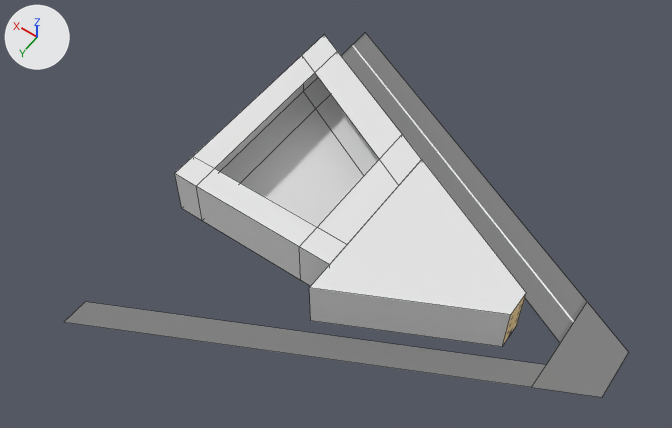
An edit to the Blender file assets/models/chunks/bifurcation.blend, drawn before and after from the same camera.
Both versions are drawn from a camera (50 mm lens) standing at (-12.3, 70.4, 108.2) and looking at (33.8, 5.8, 6.7). The axes (+X, +Y, +Z) are drawn at upper left. The lights are the same throughout. The first picture is the older version. Mesh edges are drawn as thin lines.

Objects in the first picture: 'Council', 'Cube', 'Roads'.
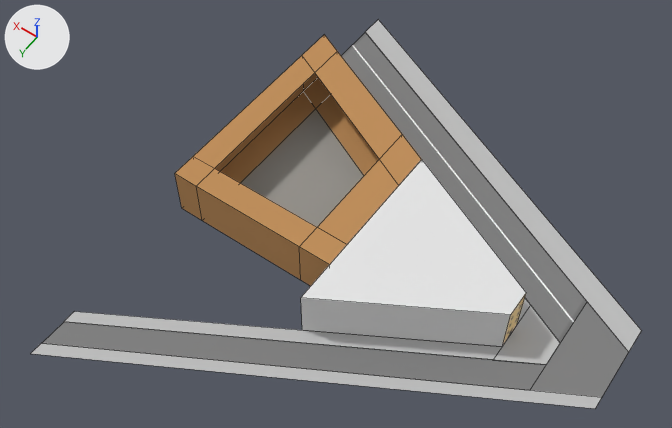
What changed in the scene script:
```text
Add mat_facade:
    mat_facade = principled_material('Facade')
    mat_facade.base_color = (0.527, 0.27, 0.0976)  # orange #c08e58
    mat_facade.roughness = 1.0
Add mat_stone:
    mat_stone = principled_material('Stone')
    mat_stone.base_color = (0.342, 0.328, 0.301)  # grey #9e9b95
    mat_stone.roughness = 1.0
Change me_plane:
    used by ob_sidewalk; location = (0.0, 0.0, 0.0); rotation_euler = (0.0, 0.0, -1.571), in degrees (0, 0, -90)
    before: 0 (-32.0, 56.0, 0.1), 10 (-34.0, 56.0, 0.0) at pixel (85, 301), 11 (-34.0, 56.0, 0.1) at pixel (84, 301), 12 (-38.0, 56.0, 0.0) at pixel (63, 322), 19 (-38.0, 56.0, 0.1) at pixel (63, 321)
    before: 20 (-40.0, 56.0, 0.1)
    remove me_plane.from_pydata(...)  # 29 vertices, 12 faces; spans x -40.0..38.0, y -8.0..56.0, z 0.0..0.1
    add me_plane.from_pydata(...)  # 29 vertices, 12 faces; spans x -44.0..38.0, y -8.0..56.0, z 0.0..0.1
    me_plane part 1
    add for i in [0, 10, 11, 12, 19, 20]: me_plane.vertices[i].co += Vector((-4.0, 0.0, 0.0))
    me_plane.vertices[2].co: (-9.0, 6.0, 0.0) -> (-9.4, 6.0, 0.0)  # pixel (494, 357) -> pixel (492, 360)
    me_plane.vertices[7].co: (-9.0, 6.0, 0.1) -> (-9.4, 6.0, 0.1)  # pixel (494, 357) -> pixel (493, 359)
Change me_plane_005:
    used by ob_roads; location = (0.0, 0.0, 0.0); rotation_euler = (0.0, 0.0, -1.571), in degrees (0, 0, -90); scale = (1.0, 23.0, 1.0)
    remove me_plane_005.from_pydata(...)  # 10 vertices, 3 faces; spans x -38.0..34.0, y -0.3..2.4, z 0.0
    add me_plane_005.from_pydata(...)  # 10 vertices, 3 faces; spans x -42.0..34.0, y -0.3..2.4, z 0.0
    me_plane_005 part 2
    me_plane_005.vertices[5].co: (-10.0, 0.0, 0.0) -> (-10.5, 0.0, 0.0)  # pixel (531, 387) -> pixel (529, 390)
    me_plane_005.vertices[6].co: (-34.0, 2.4, 0.0) -> (-38.0, 2.4, 0.0)  # pixel (85, 301) -> pixel (63, 322)
    me_plane_005.vertices[7].co: (-38.0, 2.4, 0.0) -> (-42.0, 2.4, 0.0)  # pixel (63, 322) -> pixel (41, 343)
Change me_cube:
    used by ob_cube; location = (6.0, 0.0, 1.1)
    remove me_cube.from_pydata(...)  # 8 vertices, 4 faces; spans x 0.0..23.0, y -8.5..18.5, z -1.0..7.0
    add me_cube.from_pydata(...)  # 8 vertices, 4 faces; spans x 0.0..23.0, y -8.5..20.3, z -1.0..7.0
    me_cube part 3
    me_cube.vertices[4].co: (23.0, 18.5, -1.0) -> (23.0, 20.3, -1.0)  # pixel (310, 320) -> pixel (302, 330)
    me_cube.vertices[6].co: (23.0, 18.5, 7.0) -> (23.0, 20.3, 7.0)  # pixel (309, 287) -> pixel (300, 297)
Change me_cube_001:
    where me_cube_001.from_pydata(...)  # 32 vertices, 29 faces; spans x -19.0..8.0, y -6.0..30.0, z 0.1..8.0
    used by ob_council; location = (48.0, -16.0, 0.0)
    me_cube_001 part 4: 28 faces spanning x -19.0..8.0, y -6.0..30.0, z 0.1..8.0 switch from no material to mat_facade (orange #c08e58)
    me_cube_001 part 5: 1 face spanning x -14.0..4.0, y 2.0..26.0, z 0.1 switches from no material to mat_stone (grey #9e9b95)
    add me_cube_001.materials.append(mat_stone)  # grey #9e9b95
Change ob_sidewalk:
    remove ob_sidewalk.hide_set(True)
```

Pixel boxes [x1, y1, x2, y2] of what changed, in the pictures (672 x 428 px; the box of a moved part takes in the faces that stretch with it):
'Roads', reshaped
    before: [64, 32, 629, 397]
    after: [43, 32, 629, 397]
'Cube', reshaped
    before: [309, 160, 526, 347]
    after: [301, 160, 526, 347]
'Sidewalk', shown
    after: [31, 20, 641, 409]
part 1 of me_plane, moved or reshaped (not visible before)
    after: [31, 305, 602, 409]
part 2 of me_plane_005, moved or reshaped
    before: [64, 302, 629, 397]
    after: [43, 302, 629, 397]
part 4 of me_cube_001, recoloured (white to orange)
    both: [175, 35, 422, 286]
part 5 of me_cube_001, recoloured (white to grey)
    both: [241, 109, 364, 227]
